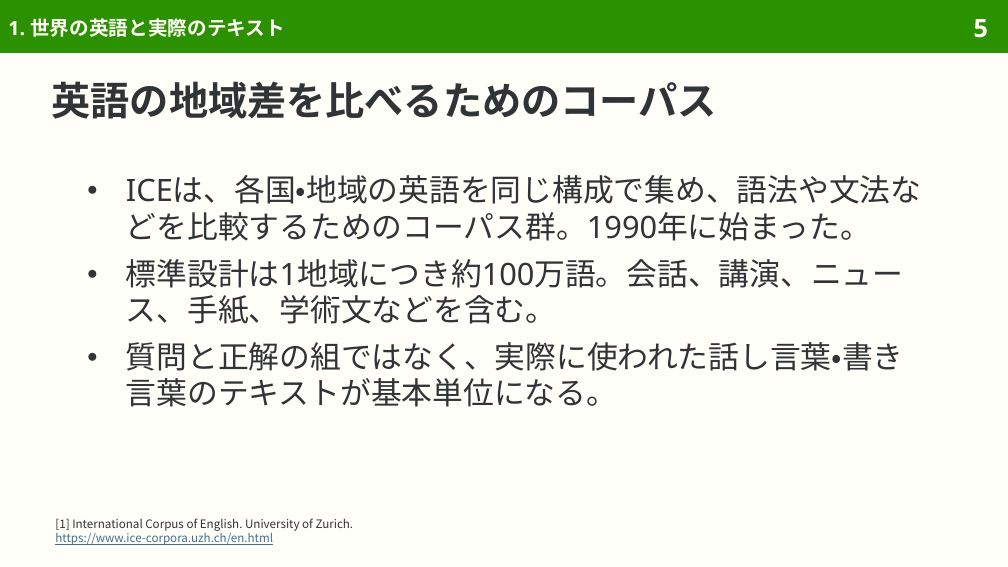
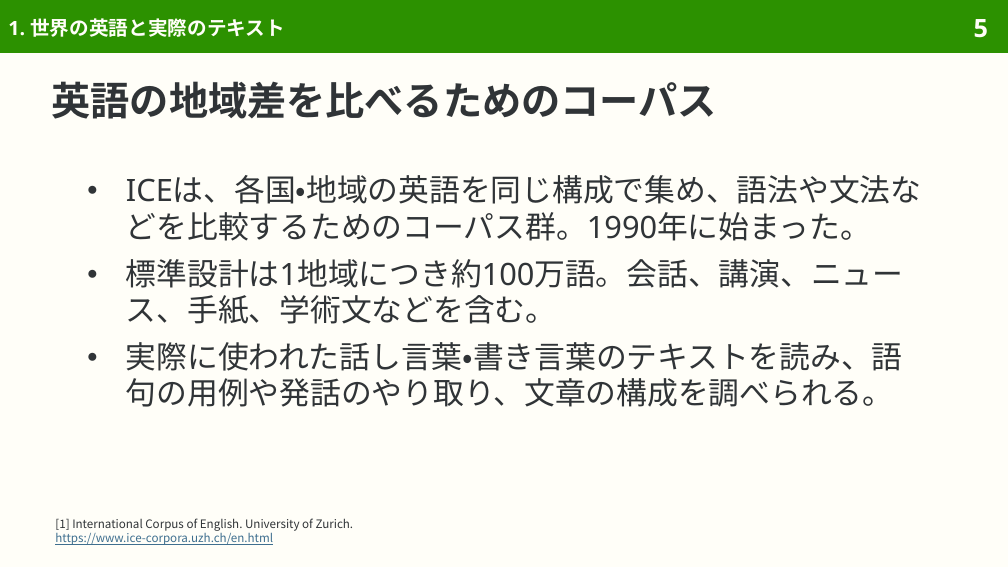
Before and after one commit to sasakiy84/datasets-in-10-minutes, a slide deck: slide 5 of slides/datasets-in-10-minutes-ice.pptx. Drawn at 1008x567 pixels with LibreOffice and Linux fonts; fonts in the diff are those of the drawing. Boxes give left, top, right and bottom in pixels: in the first picture for what was removed or moved away, otherwise in the second. Text is boxed around its words. In the diff, an @@ line names an element or a change of style, - is before the commit and + after.

```diff
--- a/slides/datasets-in-10-minutes-ice.pptx
+++ b/slides/datasets-in-10-minutes-ice.pptx
@@ text at (126,342,903,407): text changed @@
-● 質問と正解の組ではなく、実際に使われた話し言葉・書き言葉のテキストが基本単位になる。
+● 実際に使われた話し言葉・書き言葉のテキストを読み、語句の用例や発話のやり取り、文章の構成を調べられる。
```
Also in this commit, not shown: 15 other slides changed, 8 slides removed, 51 other files.
